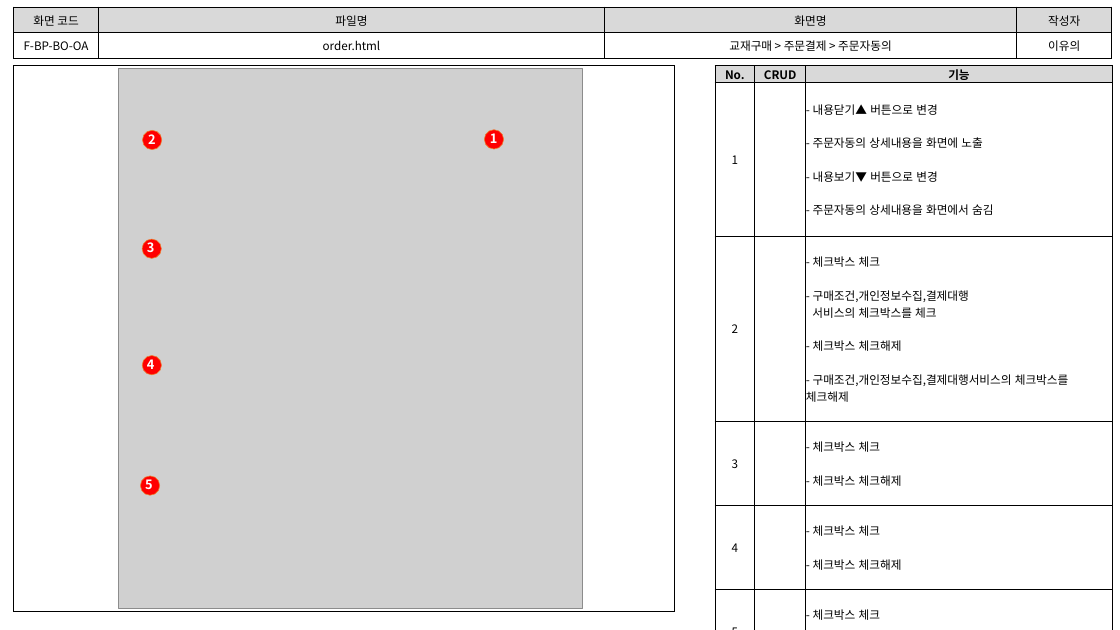
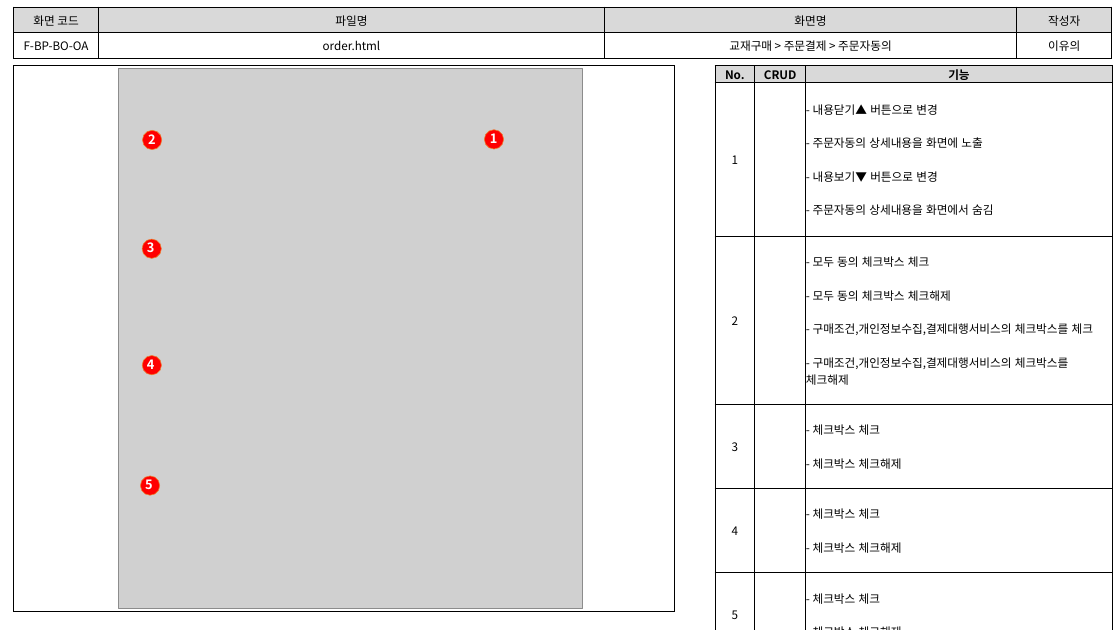
Before and after one commit to index506/cosmo6th_3thGroup, a slide deck: slide 6 of 3rd_Project/Category/Book/기능,화면,테스트 문서/3th_Project_화면 설계도(이유의).pptx. Drawn at 1120x630 pixels with LibreOffice and Linux fonts; fonts in the diff are those of the drawing; grey boxes stand for pictures. Boxes give left, top, right and bottom in pixels: in the first picture for what was removed or moved away, otherwise in the second. Text is boxed around its words. In the diff, an @@ line names an element or a change of style, - is before the commit and + after.

```diff
--- a/3rd_Project/Category/Book/기능,화면,테스트 문서/3th_Project_화면 설계도(이유의).pptx
+++ b/3rd_Project/Category/Book/기능,화면,테스트 문서/3th_Project_화면 설계도(이유의).pptx
@@ table at (715,66,1112,623) @@
-row 3, column 3: - 체크박스 체크 / - 구매조건,개인정보수집,결제대행 / 서비스의 체크박스를 체크 / - 체크박스 체크해제 / - 구매조건,개인정보수집,결제대행서비스의 체크박스를 / 체크해제
+row 3, column 3: - 모두 동의 체크박스 체크 / - 모두 동의 체크박스 체크해제 / - 구매조건,개인정보수집,결제대행서비스의 체크박스를 체크 / - 구매조건,개인정보수집,결제대행서비스의 체크박스를 / 체크해제
```
Also in this commit, not shown: 2 other slides changed, 9 other files.
